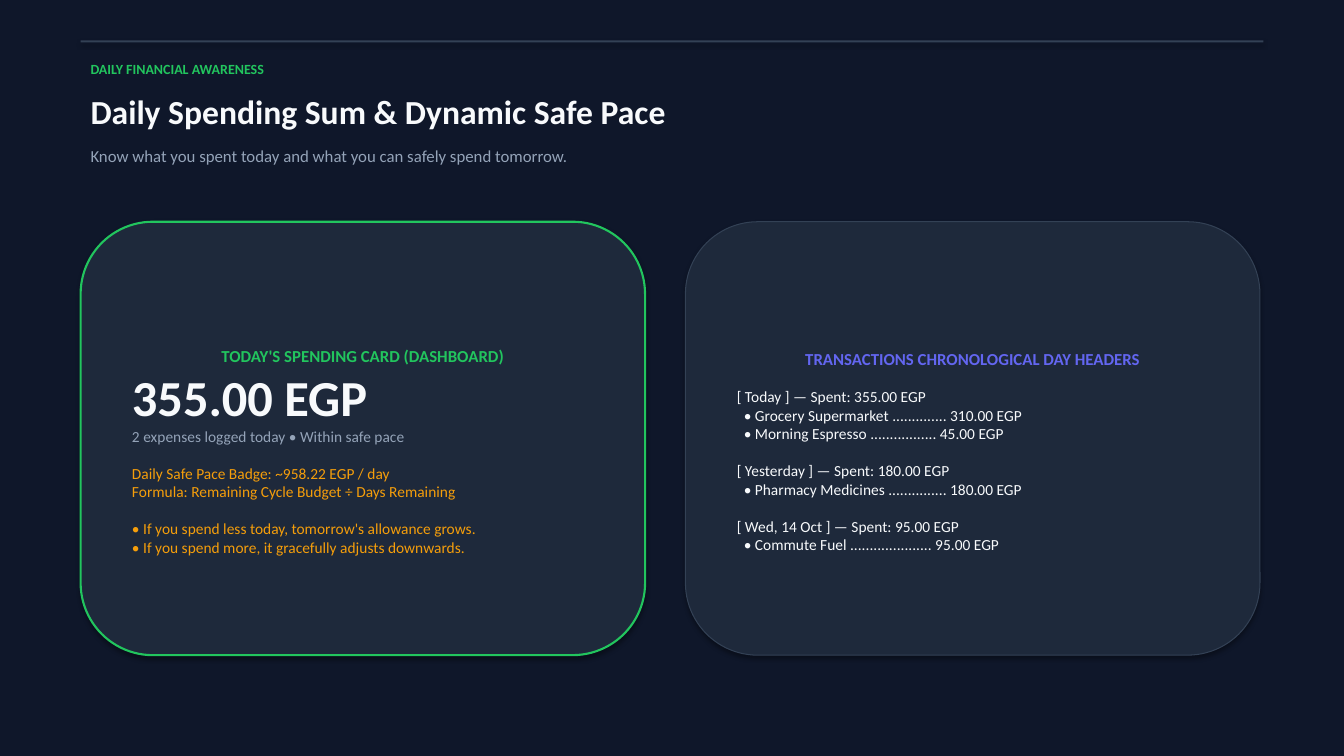
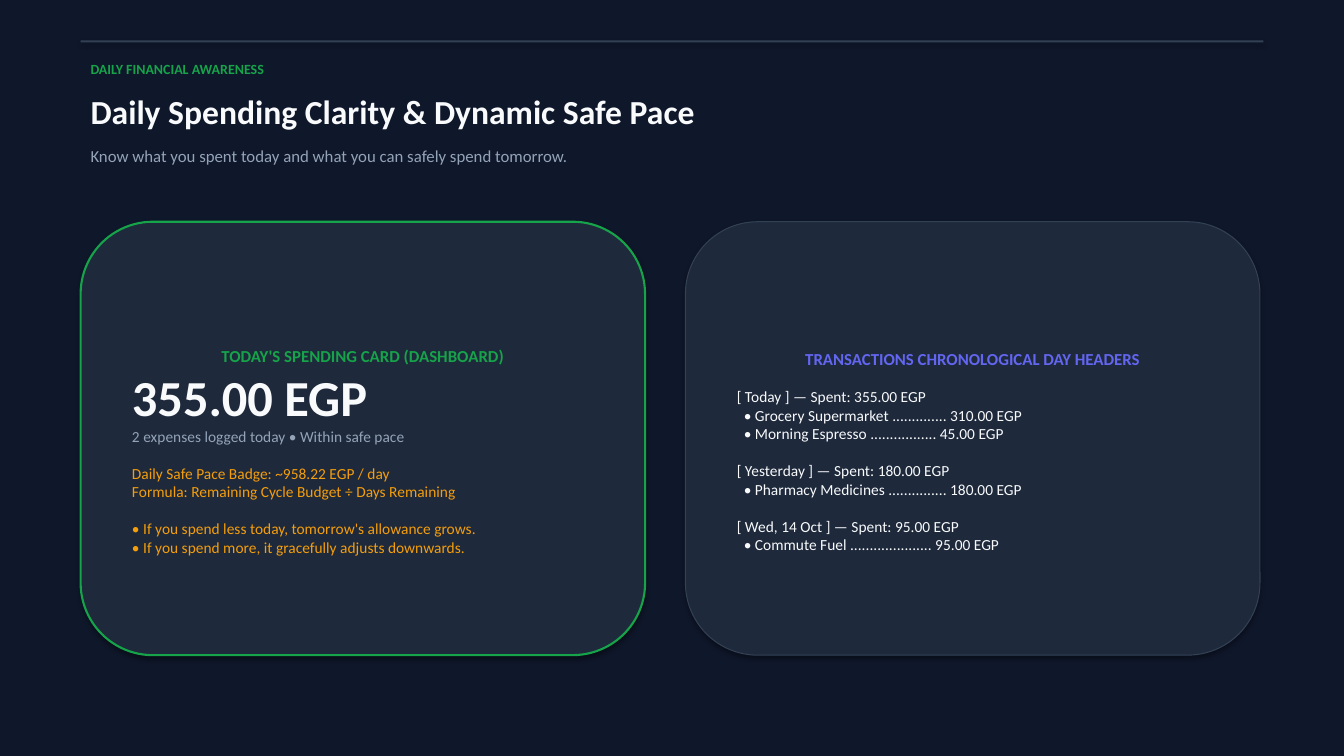
Before and after one commit to hosamsemry/SpendWise, a slide deck: slide 5 of SpendWise_Presentation.pptx. Drawn at 1344x756 pixels with LibreOffice and Linux fonts; fonts in the diff are those of the drawing. Boxes give left, top, right and bottom in pixels: in the first picture for what was removed or moved away, otherwise in the second. Text is boxed around its words. In the diff, an @@ line names an element or a change of style, - is before the commit and + after.

```diff
--- a/SpendWise_Presentation.pptx
+++ b/SpendWise_Presentation.pptx
@@ text "DAILY FINANCIAL AWARENESS" at (x1=91, y1=65, x2=264, y2=74): text colour #22C55E to #16A34A @@
@@ text at (x1=91, y1=100, x2=695, y2=130): text changed @@
-Daily Spending Sum & Dynamic Safe Pace
+Daily Spending Clarity & Dynamic Safe Pace
@@ rounded rectangle "TODAY'S SPENDING CARD (DASHBOARD)" at (x1=81, y1=222, x2=645, y2=655): outline #22C55E 1.5 pt to #16A34A 1.5 pt @@
@@ text in rounded rectangle at (x1=221, y1=350, x2=504, y2=364): text colour #22C55E to #16A34A in "TODAY'S SPENDING CARD (DASHBOARD)" @@
```
Also in this commit, not shown: 8 other slides changed, 1 slide added, 3 other files.
